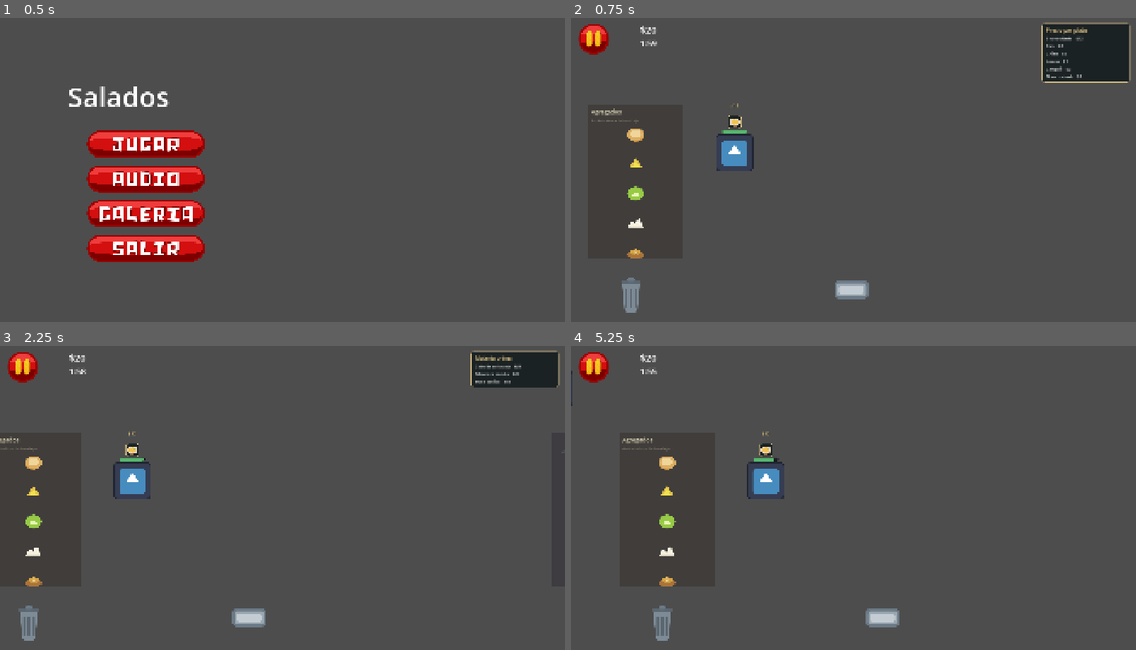
Above: before the commit, frames 1-4 (two rows, left to right).
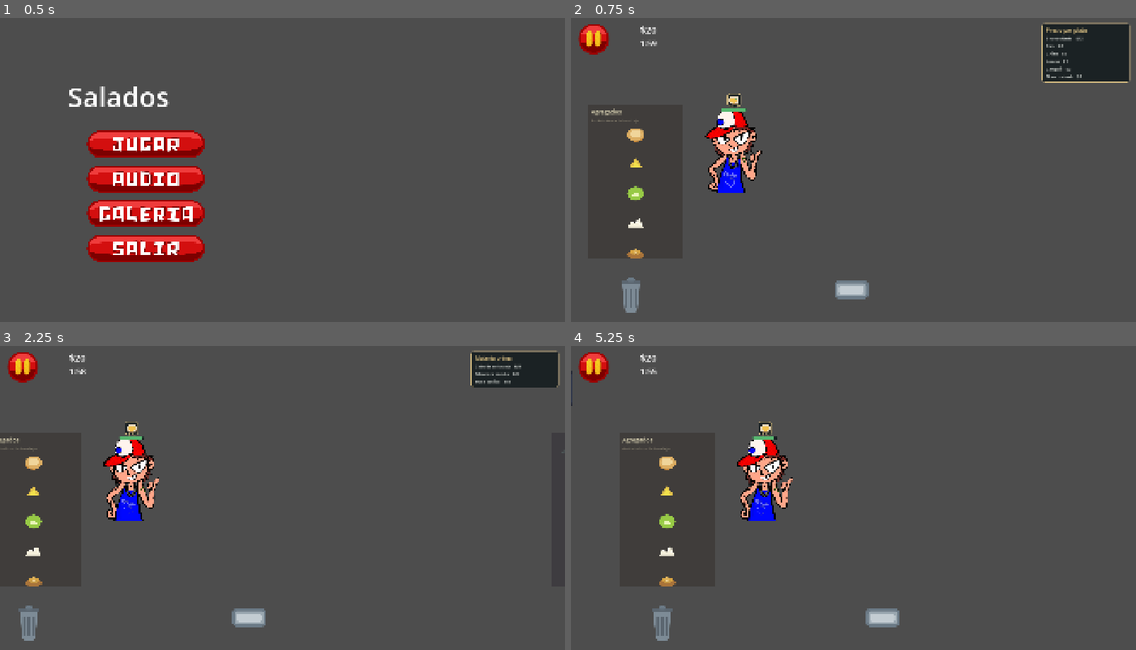
Above: after the commit, the same moments.

Repository: pancrasea/Salados
Game: Godot game, scene res://src/core/main/main.tscn
Two runs of this game, one before a commit and one after it. Both use one fixed random seed, a clock stepped at 60 frames per second and the inputs below. The engine's default icon, where the game draws it, is replaced by a stand-in: a white triangle on a blue panel in a dark square.
Inputs (mouse positions are in pixels of both pictures, inside the frame that each line leads up to):
- Up to frame 1 (0.5 s): no input
- Up to frame 2 (0.75 s): click (717, 145) at 0.5 s
- Up to frame 3 (2.25 s): click (5, 504) at 1.25 s; click (559, 504) at 2 s
- Up to frame 4 (5.25 s): click (outside the picture) at 2.75 s; click (576, 504) at 3.5 s; click (1130, 504) at 4.25 s; click (outside the picture) at 5 s

Frame 1 is identical in both runs. In frame 2, 1.9% of the frame differs, in the area x 23-34%, y 24-58%; in frame 3, 1.9%; in frame 4, 1.9%.

Commit message:
feat: Applying sprites to customers

Diff:
--- a/resources/customers/customer1/omelec_v1.tres
+++ b/resources/customers/customer1/omelec_v1.tres
@@ -1,10 +1,13 @@
 [gd_resource type="Resource" script_class="CustomerData" format=3 uid="uid://h0p1oe53ub4q"]
 
 [ext_resource type="Script" uid="uid://yvcolwcuf4a0" path="res://src/core/resources_scripts/customer_data.gd" id="1_7ois0"]
-[ext_resource type="Texture2D" uid="uid://svxt66mhkaxa" path="res://icon.svg" id="2_kdrpk"]
+[ext_resource type="Texture2D" uid="uid://cx73i2ju453ci" path="res://assets/sprites/customers/omelec/0melec 1.png" id="2_kdrpk"]
+[ext_resource type="Texture2D" uid="uid://covexaa67pay3" path="res://assets/sprites/customers/omelec/0melec 2.png" id="3_330y3"]
 
 [resource]
 script = ExtResource("1_7ois0")
 display_name = "Omelec"
-texture = ExtResource("2_kdrpk")
+texture = ExtResource("3_330y3")
+texture_alt = ExtResource("2_kdrpk")
+scale = Vector2(0.3, 0.3)
 metadata/_custom_type_script = "uid://yvcolwcuf4a0"
--- a/resources/customers/customer2/chancleada_v1.tres
+++ b/resources/customers/customer2/chancleada_v1.tres
@@ -1,11 +1,14 @@
 [gd_resource type="Resource" script_class="CustomerData" format=3 uid="uid://6rbxjldn5s3m"]
 
 [ext_resource type="Script" uid="uid://yvcolwcuf4a0" path="res://src/core/resources_scripts/customer_data.gd" id="1_njkmp"]
-[ext_resource type="Texture2D" uid="uid://borjhg6perjfn" path="res://assets/sprites/items/chifle.svg" id="2_5s5ga"]
+[ext_resource type="Texture2D" uid="uid://d4my6mjp7kew" path="res://assets/sprites/customers/chancleada/Chancleada 1.png" id="2_4u6a8"]
+[ext_resource type="Texture2D" uid="uid://83iyrxseghej" path="res://assets/sprites/customers/chancleada/Chancleada 2.png" id="3_qyv5b"]
 
 [resource]
 script = ExtResource("1_njkmp")
 display_name = "Chancleada"
-texture = ExtResource("2_5s5ga")
-reward = 20
+texture = ExtResource("2_4u6a8")
+texture_alt = ExtResource("3_qyv5b")
+scale = Vector2(0.4, 0.4)
+reward = 15
 metadata/_custom_type_script = "uid://yvcolwcuf4a0"
--- /dev/null
+++ b/resources/customers/customer3/toti_v1.tres
@@ -0,0 +1,12 @@
+[gd_resource type="Resource" script_class="CustomerData" format=3 uid="uid://nl3jb2lsawa2"]
+
+[ext_resource type="Script" uid="uid://yvcolwcuf4a0" path="res://src/core/resources_scripts/customer_data.gd" id="1_6m03o"]
+[ext_resource type="Texture2D" uid="uid://cgmpvnhg2kvik" path="res://assets/sprites/customers/toti/Toti 1.png" id="2_3p87r"]
+[ext_resource type="Texture2D" uid="uid://can0lghwgw1uo" path="res://assets/sprites/customers/toti/Toti 2.png" id="3_e5sul"]
+
+[resource]
+script = ExtResource("1_6m03o")
+texture = ExtResource("2_3p87r")
+texture_alt = ExtResource("3_e5sul")
+scale = Vector2(0.37, 0.37)
+metadata/_custom_type_script = "uid://yvcolwcuf4a0"
--- a/src/core/resources_scripts/customer_data.gd
+++ b/src/core/resources_scripts/customer_data.gd
@@ -9,6 +9,8 @@
 ## Sprite que se muestra en el Visual del cliente. Si es null se conserva
 ## la textura que tenga la escena como fallback.
 @export var texture: Texture2D
+@export var texture_alt: Texture2D
+@export var scale: Vector2 = Vector2.ZERO
 ## Paciencia en segundos. 0 = usar `RunBalance.default_patience` (valor central
 ## de la partida); el arquetipo solo la define cuando necesita diferenciarse.
 @export_range(0.0, 300.0, 1.0) var patience_seconds: float = 0.0
--- a/src/entities/customer/customer.gd
+++ b/src/entities/customer/customer.gd
@@ -71,6 +71,9 @@
 			var visual := get_node_or_null("Visual") as Sprite2D
 			if visual != null:
 				visual.texture = customer_data.texture
+				if customer_data.scale != null:
+					visual.scale = customer_data.scale
+
 	else:
 		patience_bar.hide()
 
@@ -194,6 +197,10 @@
 	elif patience_ratio > 0.3:
 		patience_fill_style.bg_color = Color("#e5ae4b")
 	else:
+		if customer_data.texture_alt != null:
+			var visual := get_node_or_null("Visual") as Sprite2D
+			if visual != null:
+				visual.texture = customer_data.texture_alt
 		patience_fill_style.bg_color = Color("#df5b52")
 
 
--- a/src/entities/customer/customer.tscn
+++ b/src/entities/customer/customer.tscn
@@ -1,9 +1,6 @@
 [gd_scene format=3 uid="uid://brp05csmt5g42"]
 
 [ext_resource type="Script" uid="uid://cq2nammtabqhx" path="res://src/entities/customer/customer.gd" id="1_customer"]
-
-[sub_resource type="CircleShape2D" id="CircleShape2D_selection"]
-radius = 32.0
 
 [sub_resource type="StyleBoxFlat" id="StyleBoxFlat_patience_background"]
 bg_color = Color(0.09, 0.12, 0.13, 0.94)
@@ -36,30 +33,34 @@
 corner_radius_bottom_right = 8
 corner_radius_bottom_left = 8
 
+[sub_resource type="RectangleShape2D" id="RectangleShape2D_4rn03"]
+size = Vector2(170, 266)
+
 [node name="Customer" type="Node2D" unique_id=926383298]
 script = ExtResource("1_customer")
 
 [node name="Visual" type="Sprite2D" parent="." unique_id=626254291]
+scale = Vector2(0.4, 0.4)
 
-[node name="PatienceBar" type="ProgressBar" parent="."]
-offset_left = -42.0
-offset_top = -78.0
-offset_right = 42.0
-offset_bottom = -66.0
+[node name="PatienceBar" type="ProgressBar" parent="." unique_id=768868202]
+offset_left = -44.0
+offset_top = -152.0
+offset_right = 40.0
+offset_bottom = -140.0
 mouse_filter = 2
-show_percentage = false
 theme_override_styles/background = SubResource("StyleBoxFlat_patience_background")
 theme_override_styles/fill = SubResource("StyleBoxFlat_patience_fill")
+show_percentage = false
 
-[node name="OrderIconFrame" type="Panel" parent="."]
-offset_left = -23.0
-offset_top = -128.0
-offset_right = 23.0
-offset_bottom = -82.0
+[node name="OrderIconFrame" type="Panel" parent="." unique_id=628871127]
+offset_left = -25.0
+offset_top = -202.0
+offset_right = 21.0
+offset_bottom = -156.0
 mouse_filter = 2
 theme_override_styles/panel = SubResource("StyleBoxFlat_order_frame")
 
-[node name="OrderIcon" type="TextureRect" parent="OrderIconFrame"]
+[node name="OrderIcon" type="TextureRect" parent="OrderIconFrame" unique_id=1349739906]
 layout_mode = 1
 anchors_preset = 15
 anchor_right = 1.0
@@ -74,14 +75,13 @@
 expand_mode = 1
 stretch_mode = 5
 
-[node name="OrderPlaceholder" type="Label" parent="OrderIconFrame"]
+[node name="OrderPlaceholder" type="Label" parent="OrderIconFrame" unique_id=808192923]
 layout_mode = 1
 anchors_preset = 15
 anchor_right = 1.0
 anchor_bottom = 1.0
 grow_horizontal = 2
 grow_vertical = 2
-mouse_filter = 2
 theme_override_colors/font_color = Color(0.89, 0.78, 0.53, 1)
 theme_override_font_sizes/font_size = 24
 text = "?"
@@ -91,4 +91,5 @@
 [node name="SelectionArea" type="Area2D" parent="." unique_id=346770324]
 
 [node name="CollisionShape2D" type="CollisionShape2D" parent="SelectionArea" unique_id=924015791]
-shape = SubResource("CircleShape2D_selection")
+position = Vector2(-8, -17)
+shape = SubResource("RectangleShape2D_4rn03")
--- a/src/entities/customer/customer_spawner.gd
+++ b/src/entities/customer/customer_spawner.gd
@@ -18,7 +18,7 @@
 ## Time between automatic spawn attempts, in seconds.
 @export_range(0.1, 60.0, 0.1) var spawn_interval: float = 5.0
 ## Horizontal distance between customer origins, in this node's local coordinates.
-@export_range(0.0, 1024.0, 1.0) var customer_spacing: float = 144.0
+@export_range(0.0, 1024.0, 1.0) var customer_spacing: float = 250.0
 ## If enabled, starts spawning as soon as this node enters the scene tree.
 @export var spawn_on_ready: bool = true
 
--- a/src/entities/station/MainStation.tscn
+++ b/src/entities/station/MainStation.tscn
@@ -7,20 +7,21 @@
 [ext_resource type="Script" uid="uid://yvcolwcuf4a0" path="res://src/core/resources_scripts/customer_data.gd" id="4_rgdf7"]
 [ext_resource type="Resource" uid="uid://h0p1oe53ub4q" path="res://resources/customers/customer1/omelec_v1.tres" id="5_ocrjh"]
 [ext_resource type="Resource" uid="uid://6rbxjldn5s3m" path="res://resources/customers/customer2/chancleada_v1.tres" id="6_w7hfa"]
-[ext_resource type="Script" path="res://src/entities/item/food_spawner.gd" id="7_spawner"]
-[ext_resource type="Script" path="res://src/entities/item/item_data.gd" id="8_item"]
-[ext_resource type="PackedScene" path="res://src/entities/item/base_item.tscn" id="9_base"]
+[ext_resource type="Script" uid="uid://d32mm0dvlxby5" path="res://src/entities/item/food_spawner.gd" id="7_spawner"]
+[ext_resource type="Script" uid="uid://3lbagxejrkv8" path="res://src/entities/item/item_data.gd" id="8_item"]
+[ext_resource type="PackedScene" uid="uid://cprepj6on75a7" path="res://src/entities/item/base_item.tscn" id="9_base"]
 [ext_resource type="Resource" path="res://resources/items/pan.tres" id="10_pan"]
 [ext_resource type="Resource" path="res://resources/items/chifle.tres" id="11_chifle"]
 [ext_resource type="Resource" path="res://resources/items/limon.tres" id="12_limon"]
 [ext_resource type="Resource" path="res://resources/items/canguil.tres" id="13_canguil"]
 [ext_resource type="Resource" path="res://resources/items/maiz_tostado.tres" id="14_maiz"]
+[ext_resource type="Resource" uid="uid://nl3jb2lsawa2" path="res://resources/customers/customer3/toti_v1.tres" id="15_5gle3"]
 
 [node name="MainStation" type="Node2D" unique_id=1321946310]
 script = ExtResource("1_cx8jq")
 metadata/_custom_type_script = "uid://bexpx1tiqvgk3"
 
-[node name="ZonaAgregados" type="ColorRect" parent="."]
+[node name="ZonaAgregados" type="ColorRect" parent="." unique_id=618801456]
 offset_left = 60.0
 offset_top = 300.0
 offset_right = 380.0
@@ -28,27 +29,27 @@
 mouse_filter = 2
 color = Color(0.16, 0.13, 0.1, 0.35)
 
-[node name="Titulo" type="Label" parent="ZonaAgregados"]
+[node name="Titulo" type="Label" parent="ZonaAgregados" unique_id=1209194633]
+layout_mode = 0
 offset_left = 8.0
 offset_top = 8.0
 offset_right = 312.0
 offset_bottom = 40.0
-mouse_filter = 2
 theme_override_colors/font_color = Color(0.85, 0.82, 0.7, 1)
 theme_override_font_sizes/font_size = 20
 text = "Agregados"
 
-[node name="Ayuda" type="Label" parent="ZonaAgregados"]
+[node name="Ayuda" type="Label" parent="ZonaAgregados" unique_id=1376144981]
+layout_mode = 0
 offset_left = 8.0
 offset_top = 42.0
 offset_right = 312.0
 offset_bottom = 72.0
-mouse_filter = 2
 theme_override_colors/font_color = Color(0.55, 0.52, 0.45, 1)
 theme_override_font_sizes/font_size = 14
 text = "Arrástralos a la bandeja."
 
-[node name="Agregados" type="Node2D" parent="."]
+[node name="Agregados" type="Node2D" parent="." unique_id=2007401166]
 position = Vector2(220, 400)
 script = ExtResource("7_spawner")
 foods = Array[ExtResource("8_item")]([ExtResource("10_pan"), ExtResource("11_chifle"), ExtResource("12_limon"), ExtResource("13_canguil"), ExtResource("14_maiz")])
@@ -63,7 +64,7 @@
 
 [node name="CustomerSpawner" parent="." unique_id=1128089222 instance=ExtResource("3_nupy7")]
 position = Vector2(556, 461)
-customer_data_pool = Array[ExtResource("4_rgdf7")]([ExtResource("5_ocrjh"), ExtResource("6_w7hfa")])
+customer_data_pool = Array[ExtResource("4_rgdf7")]([ExtResource("5_ocrjh"), ExtResource("6_w7hfa"), ExtResource("15_5gle3")])
 
 [node name="Bandeja" parent="." unique_id=1324478999 instance=ExtResource("4_5v824")]
 position = Vector2(953, 927)
Binary file added: assets/sprites/customers/chancleada/Chancleada 1.png
Not shown, added: assets/sprites/customers/chancleada/Chancleada 1.png.import
Binary file added: assets/sprites/customers/chancleada/Chancleada 2.png
Not shown, added: assets/sprites/customers/chancleada/Chancleada 2.png.import
Binary file added: assets/sprites/customers/omelec/0melec 1.png
Not shown, added: assets/sprites/customers/omelec/0melec 1.png.import
Binary file added: assets/sprites/customers/omelec/0melec 2.png
Not shown, added: assets/sprites/customers/omelec/0melec 2.png.import
Binary file added: assets/sprites/customers/toti/Toti 1.png
Not shown, added: assets/sprites/customers/toti/Toti 1.png.import
Binary file added: assets/sprites/customers/toti/Toti 2.png
Not shown, added: assets/sprites/customers/toti/Toti 2.png.import
(and 2 more such lines)
